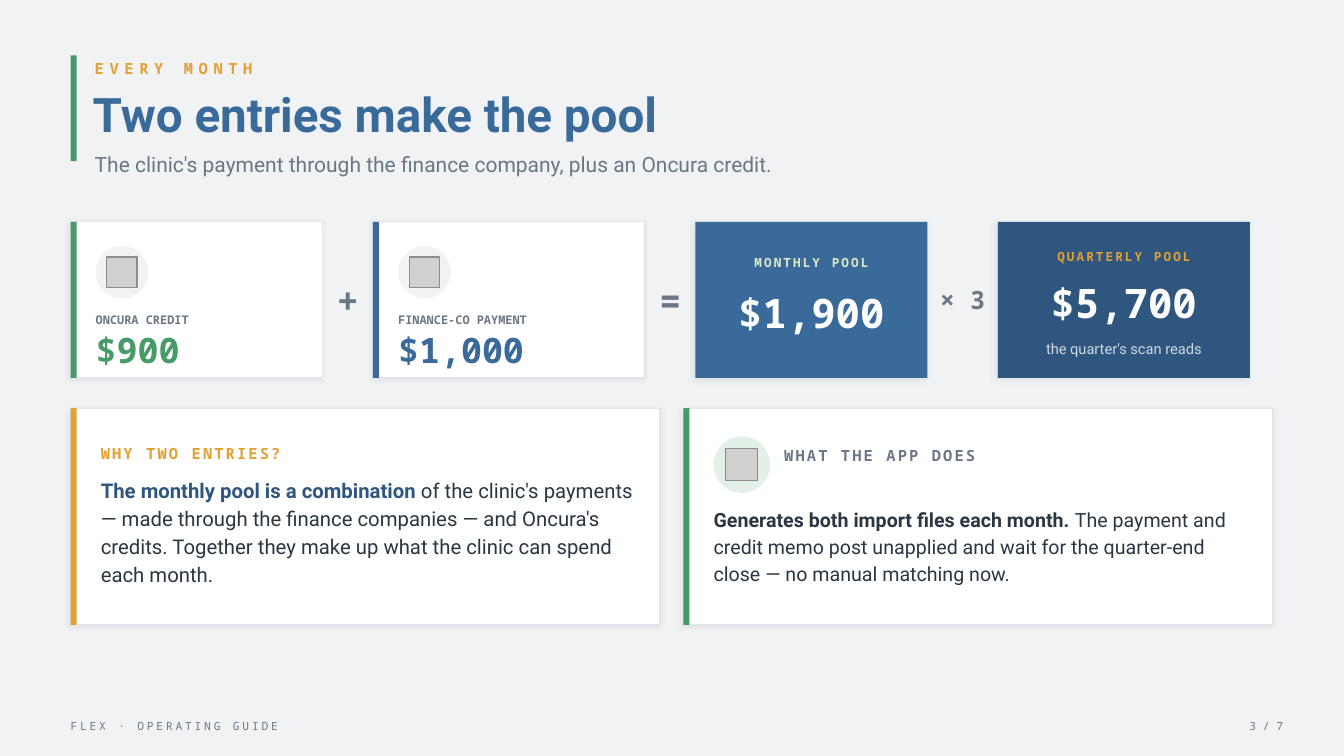
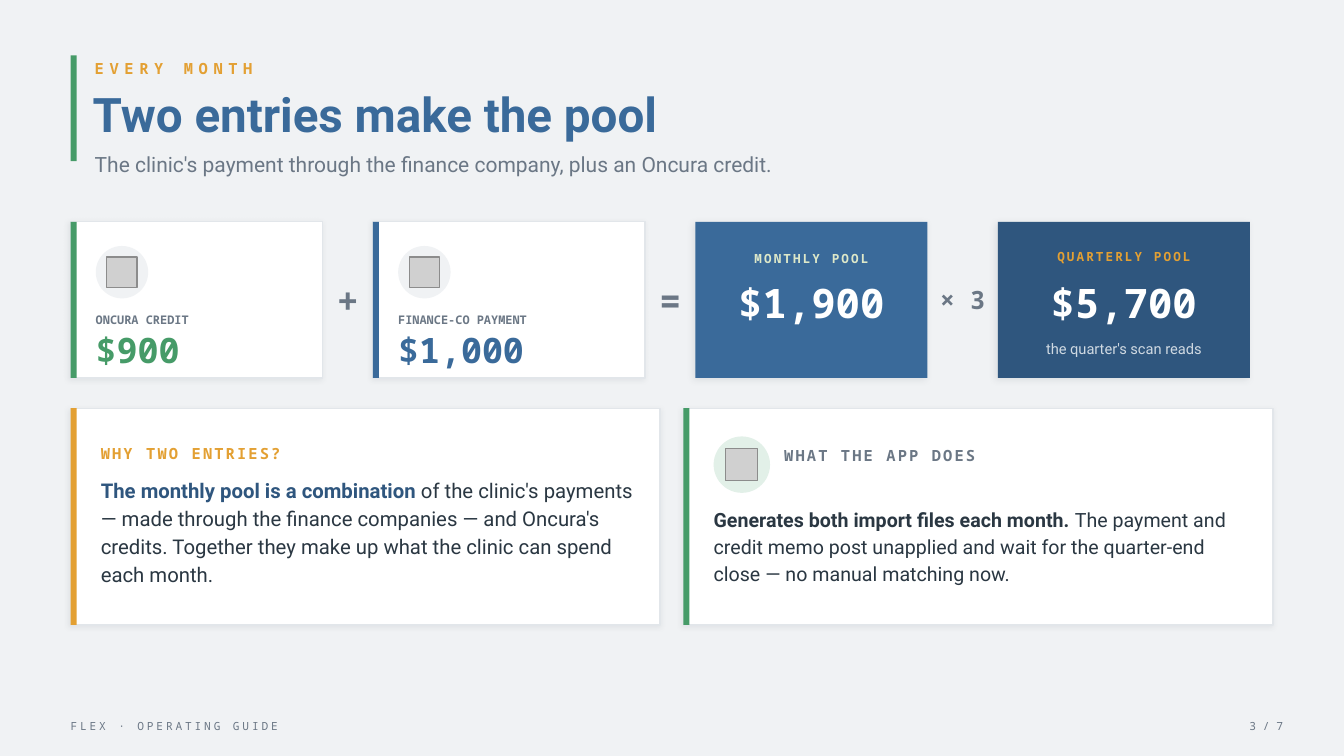
Before and after one commit to alexanderjordain/oncura-flex-rebate-app, a slide deck: slide 3 of assets/flex_tutorial.pptx. Drawn at 1344x756 pixels with LibreOffice and Linux fonts; fonts in the diff are those of the drawing; grey boxes stand for pictures. Boxes give left, top, right and bottom in pixels: in the first picture for what was removed or moved away, otherwise in the second. Text is boxed around its words. In the diff, an @@ line names an element or a change of style, - is before the commit and + after.

```diff
--- a/assets/flex_tutorial.pptx
+++ b/assets/flex_tutorial.pptx
@@ text "MONTHLY POOL": place and size @@
-text "MONTHLY POOL" at (754, 258, 869, 267)
+text "MONTHLY POOL" at (754, 254, 869, 263)
@@ text "$1,900": place and size @@
-text "$1,900" at (738, 297, 884, 335)
+text "$1,900" at (738, 287, 884, 325)
```
Also in this commit, not shown: 2 other slides changed, 7 other files.
